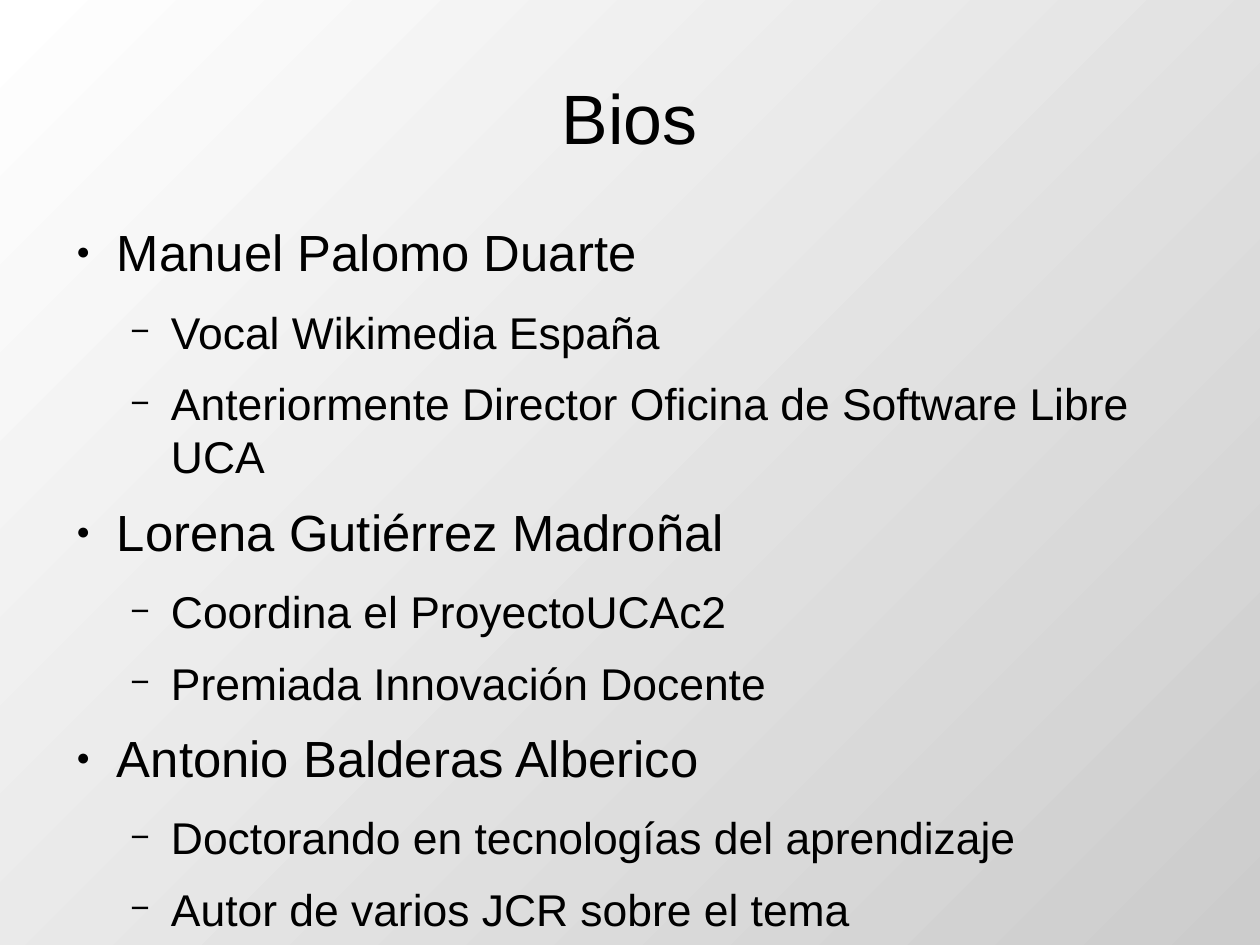
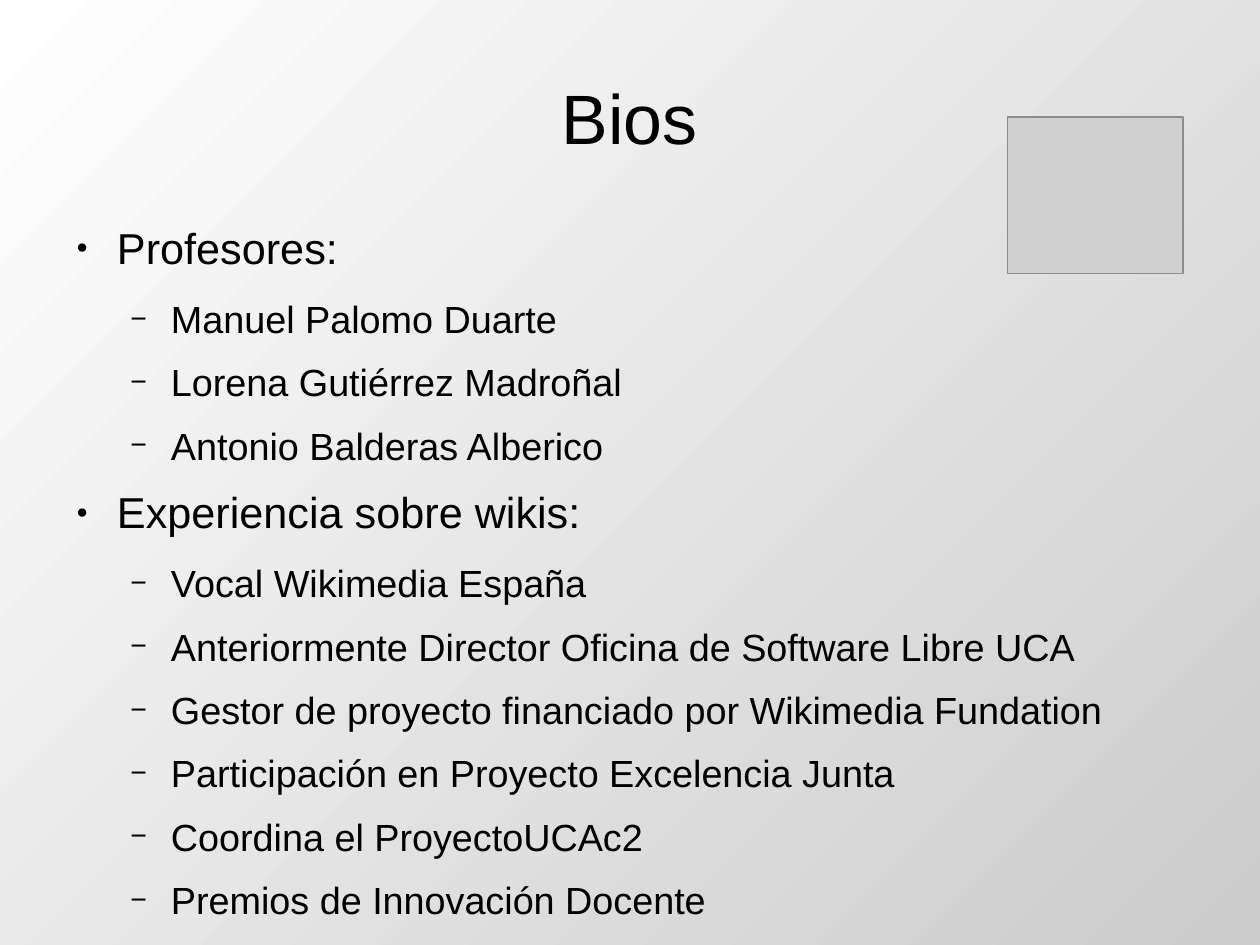
Before and after one commit to DrPantera/wikis4education, a slide deck: slide 3 of uca-2015/tema-0-Presentacion.odp. Drawn at 1260x945 pixels with LibreOffice and Linux fonts; fonts in the diff are those of the drawing; grey boxes stand for pictures. Boxes give left, top, right and bottom in pixels: in the first picture for what was removed or moved away, otherwise in the second. Text is boxed around its words. In the diff, an @@ line names an element or a change of style, - is before the commit and + after.

```diff
--- a/uca-2015/tema-0-Presentacion.odp
+++ b/uca-2015/tema-0-Presentacion.odp
@@ picture added at box(1008, 117, 1183, 273) @@
@@ text at box(117, 232, 338, 265): paragraph added @@
+● Profesores:
@@ text at box(171, 305, 1075, 858): size 32 to 23.8 pt in "Manuel Palomo Duarte"; size 28 to 23.8 pt in "Vocal Wikimedia España", "Anteriormente Director Oficina de Software Libre UCA", "Coordina el ProyectoUCAc2"; bullet ● to −; list level 1 to 2 in "Manuel Palomo Duarte" @@
@@ text at box(117, 368, 621, 537): paragraphs added @@
+  − Lorena Gutiérrez Madroñal
+  − Antonio Balderas Alberico
+● Experiencia sobre wikis:
@@ text at box(171, 696, 1102, 795): text changed; size 32 to 23.8 pt @@
-● Lorena Gutiérrez Madroñal
+  − Gestor de proyecto financiado por Wikimedia Fundation
+  − Participación en Proyecto Excelencia Junta
@@ text at box(171, 886, 706, 915): text changed; size 28 to 23.8 pt @@
-  − Premiada Innovación Docente
-● Antonio Balderas Alberico
-  − Doctorando en tecnologías del aprendizaje
-  − Autor de varios JCR sobre el tema
+  − Premios de Innovación Docente
+  − Autoría de varios JCRs sobre tecnologías del aprendizaje
```
Also in this commit, not shown: 2 other slides changed.
